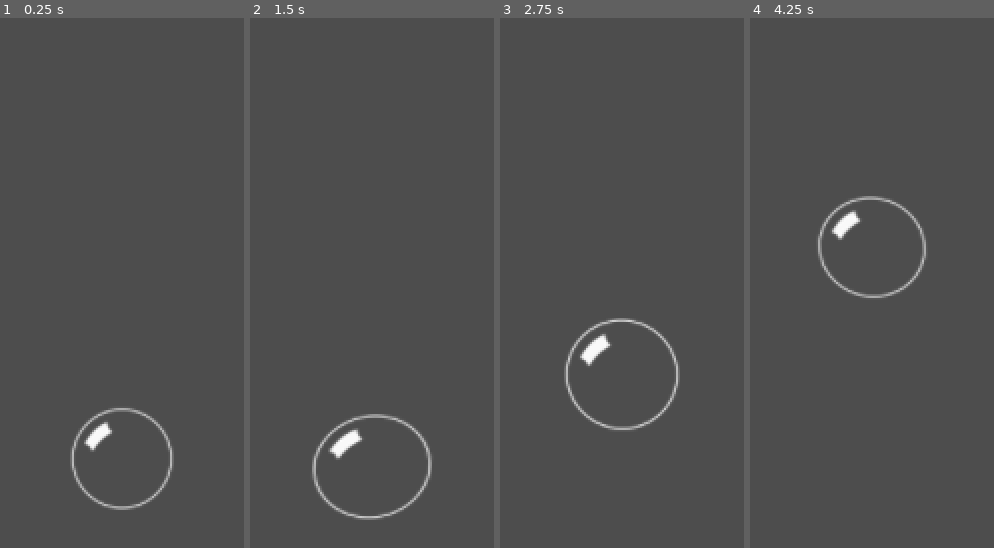
Above: before the commit, frames 1-4 (left to right).
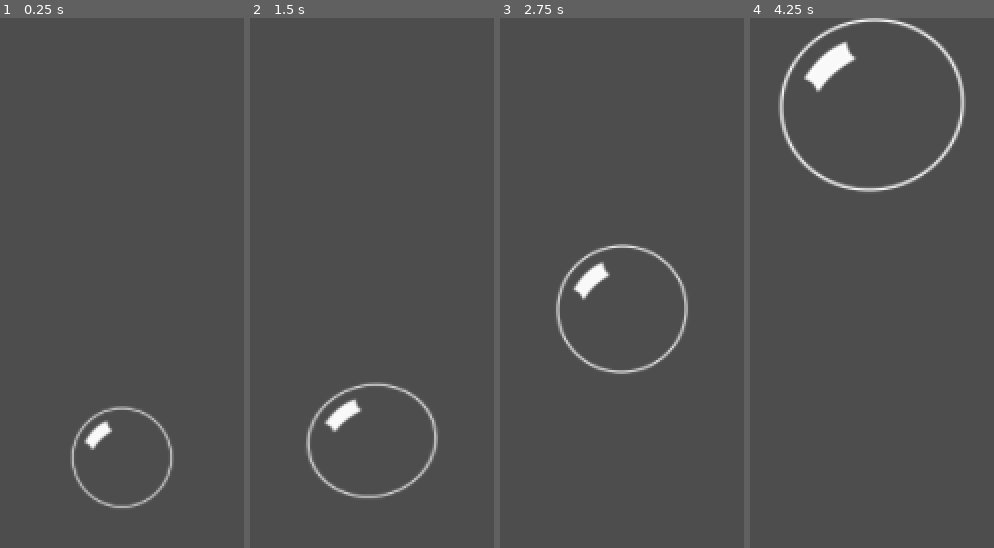
Above: after the commit, the same moments.

Repository: cesarizu/ggj-2025-bubbles
Game: Godot game, scene res://game/bubble/bubble_test.tscn
The game is run twice, just before and just after one commit, with the same random seed, the same clock (stepped at 60 frames per second) and the same inputs. The project has no main scene, so this scene is started directly.
Inputs:
- Up to frame 1 (0.25 s): no input
- Up to frame 2 (1.5 s): tap Enter at 0.5 s; hold Up 0.53-1.28 s; tap Backspace at 0.6 s; tap Space at 0.77, 0.8, 1.07, 1.35 s; hold Down from 1.28 s (still down)
- Up to frame 3 (2.75 s): tap Space at 1.52, 1.82, 2.3 s; tap Backspace at 1.55, 2.1 s; release Down at 2.03 s; hold Up from 2.03 s (still down)
- Up to frame 4 (4.25 s): tap Backspace at 2.85 s; tap Space at 3.02, 3.32, 3.6, 3.77, 4.07 s; release Up at 3.53 s; hold Down from 3.53 s (still down)

The runs differ from the first frame. In frame 1, 0.7% of the frame differs, in the area x 31-69%, y 73-93%; in frame 2, 3.0%; in frame 3, 3.1%; in frame 4, 4.4%, in the area x 11-89%, y 0-53%.

Commit message:
Blow up and drip down

Diff:
--- a/game/bubble/bubble.gd
+++ b/game/bubble/bubble.gd
@@ -21,14 +21,21 @@
 	_original_radius = circle_shape_2d.radius
 
 
+func blow_up() -> void:
+	apply_central_impulse(Vector2.UP * 50 * mass)
+	scale_bubble(1.1)
+	wobble()
+
+
+func drip_down() -> void:
+	apply_central_impulse(Vector2.DOWN * 25 * mass)
+	scale_bubble(1.0 / 1.1)
+	wobble()
+
+
 func scale_bubble(factor: float) -> void:
 	var tween := create_tween()
 	tween.parallel().tween_property(self, "bubble_scale", bubble_scale * factor, 0.1)
-
-
-func blow_up() -> void:
-	apply_central_impulse(Vector2.UP * 50)
-	wobble()
 
 
 func wobble() -> void:
--- a/game/bubble/bubble.tscn
+++ b/game/bubble/bubble.tscn
@@ -14,8 +14,9 @@
 position = Vector2(708, 526)
 collision_layer = 3
 collision_mask = 13
+mass = 0.01
 physics_material_override = SubResource("PhysicsMaterial_dea1h")
-gravity_scale = 0.1
+gravity_scale = 0.05
 contact_monitor = true
 max_contacts_reported = 1
 script = ExtResource("1_viwex")
--- /dev/null
+++ b/game/bubble/bubble_test.gd
@@ -0,0 +1,17 @@
+extends Node2D
+
+@onready var bubble: Bubble = $Bubble
+
+
+func _input(event: InputEvent) -> void:
+	if event is InputEventKey and event.is_pressed() and event.keycode == KEY_SPACE:
+		bubble.blow_up()
+
+	if event is InputEventKey and event.is_pressed() and event.keycode == KEY_BACKSPACE:
+		bubble.drip_down()
+
+	if event is InputEventKey and event.is_pressed() and event.keycode == KEY_UP:
+		bubble.scale_bubble(1.1)
+
+	if event is InputEventKey and event.is_pressed() and event.keycode == KEY_DOWN:
+		bubble.scale_bubble(1.0 / 1.1)
--- a/game/bubble/bubble_test.tscn
+++ b/game/bubble/bubble_test.tscn
@@ -1,29 +1,12 @@
 [gd_scene load_steps=4 format=3 uid="uid://cjpm2y7qgut54"]
 
 [ext_resource type="PackedScene" uid="uid://cim3dluv6hox2" path="res://game/bubble/bubble.tscn" id="1_77kjh"]
-
-[sub_resource type="GDScript" id="GDScript_8hpsd"]
-script/source = "extends Node2D
-
-@onready var bubble: Bubble = $Bubble
-
-
-
-func _input(event: InputEvent) -> void:
-	if event is InputEventKey and event.is_pressed() and event.keycode == KEY_SPACE:
-		bubble.blow_up()
-
-	if event is InputEventKey and event.is_pressed() and event.keycode == KEY_UP:
-		bubble.scale_bubble(1.1)
-
-	if event is InputEventKey and event.is_pressed() and event.keycode == KEY_DOWN:
-		bubble.scale_bubble(1.0 / 1.1)
-"
+[ext_resource type="Script" path="res://game/bubble/bubble_test.gd" id="1_wssxx"]
 
 [sub_resource type="WorldBoundaryShape2D" id="WorldBoundaryShape2D_4w31c"]
 
 [node name="BubbleTest" type="Node2D"]
-script = SubResource("GDScript_8hpsd")
+script = ExtResource("1_wssxx")
 
 [node name="Bubble" parent="." instance=ExtResource("1_77kjh")]
 
